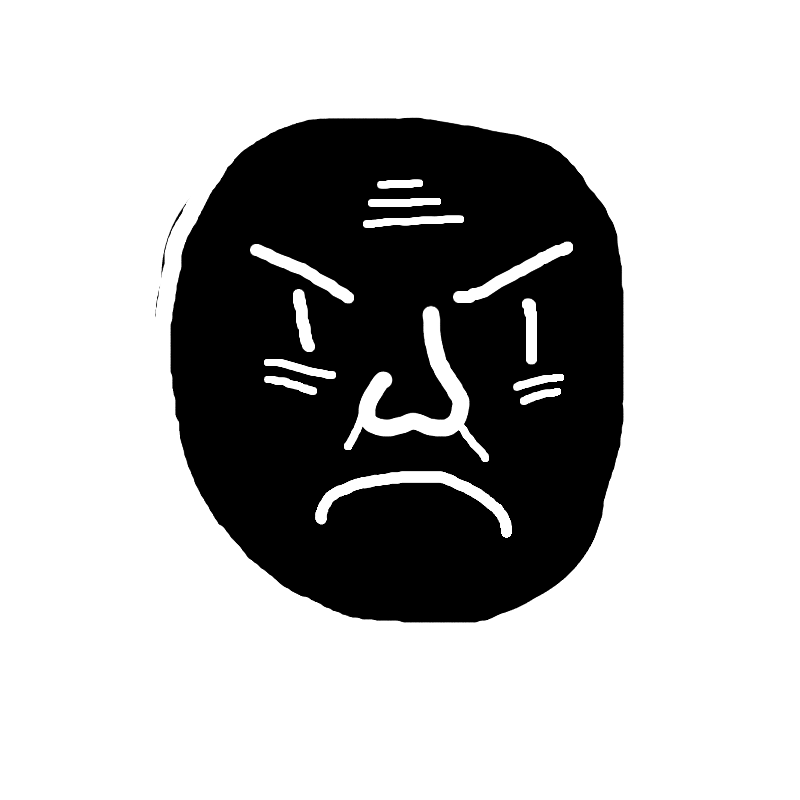
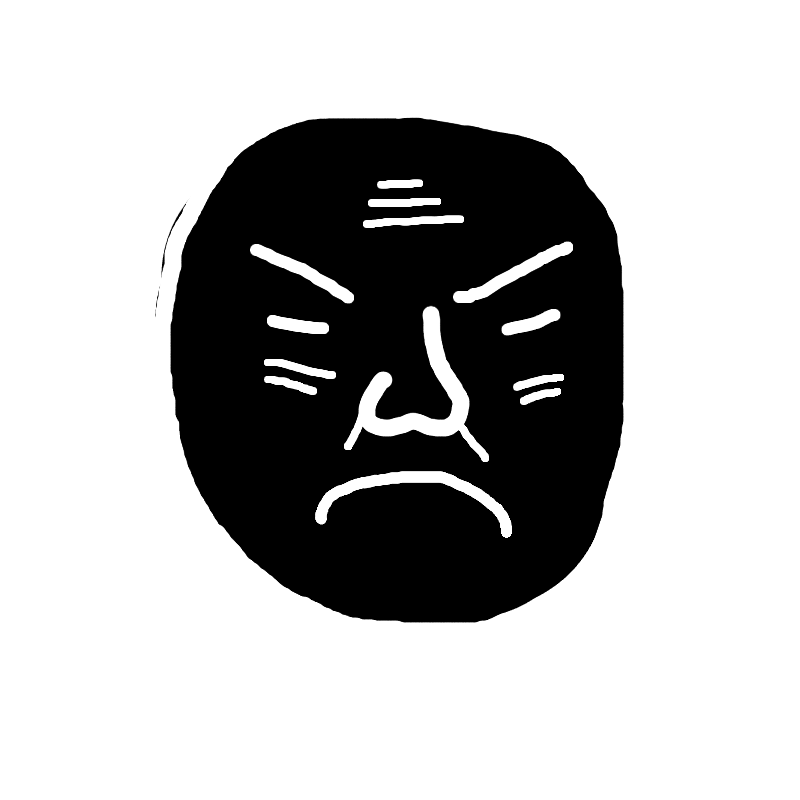
Before/after of a 800px x 800px layered artwork. What changed in the layer stack:
added layer "Layer #1" above "mouth" over [267, 289, 561, 365]
